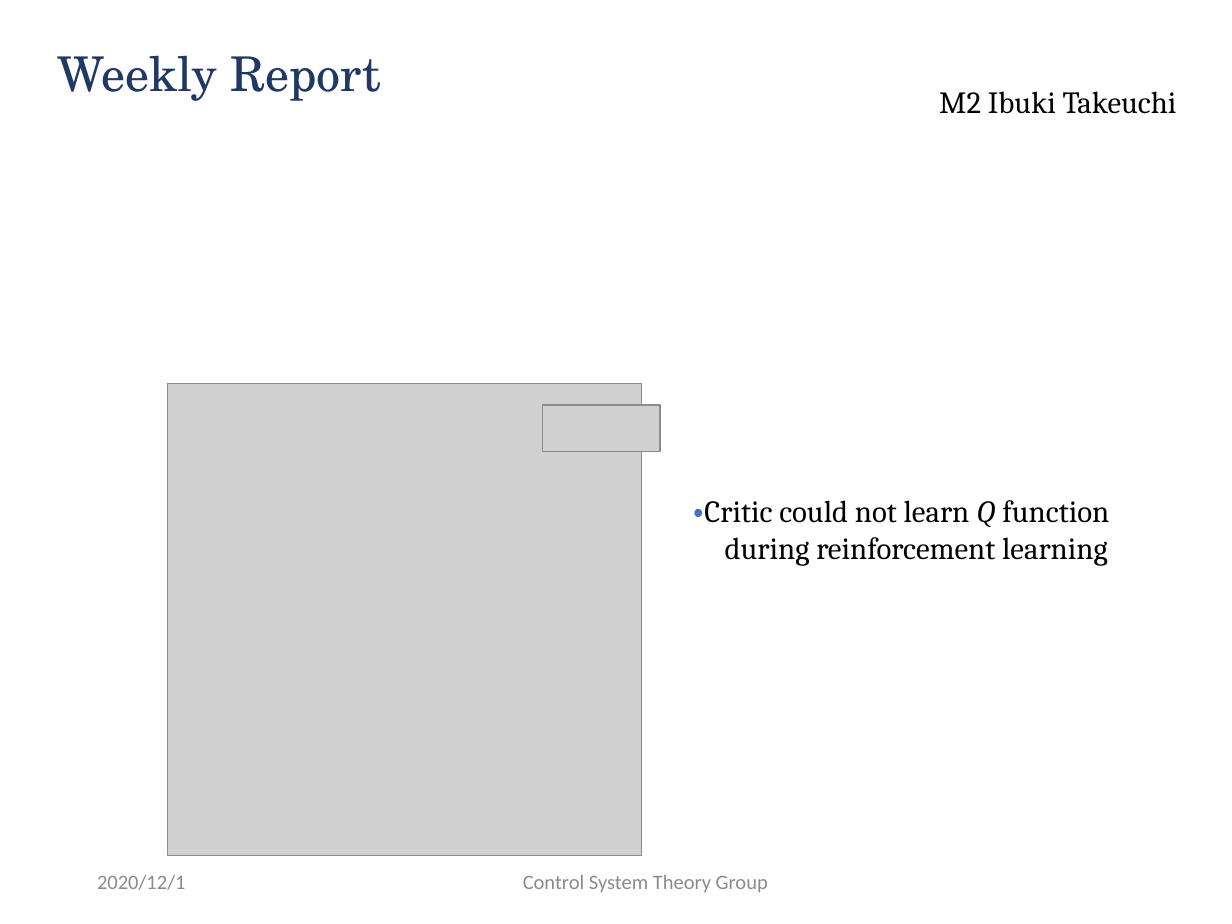
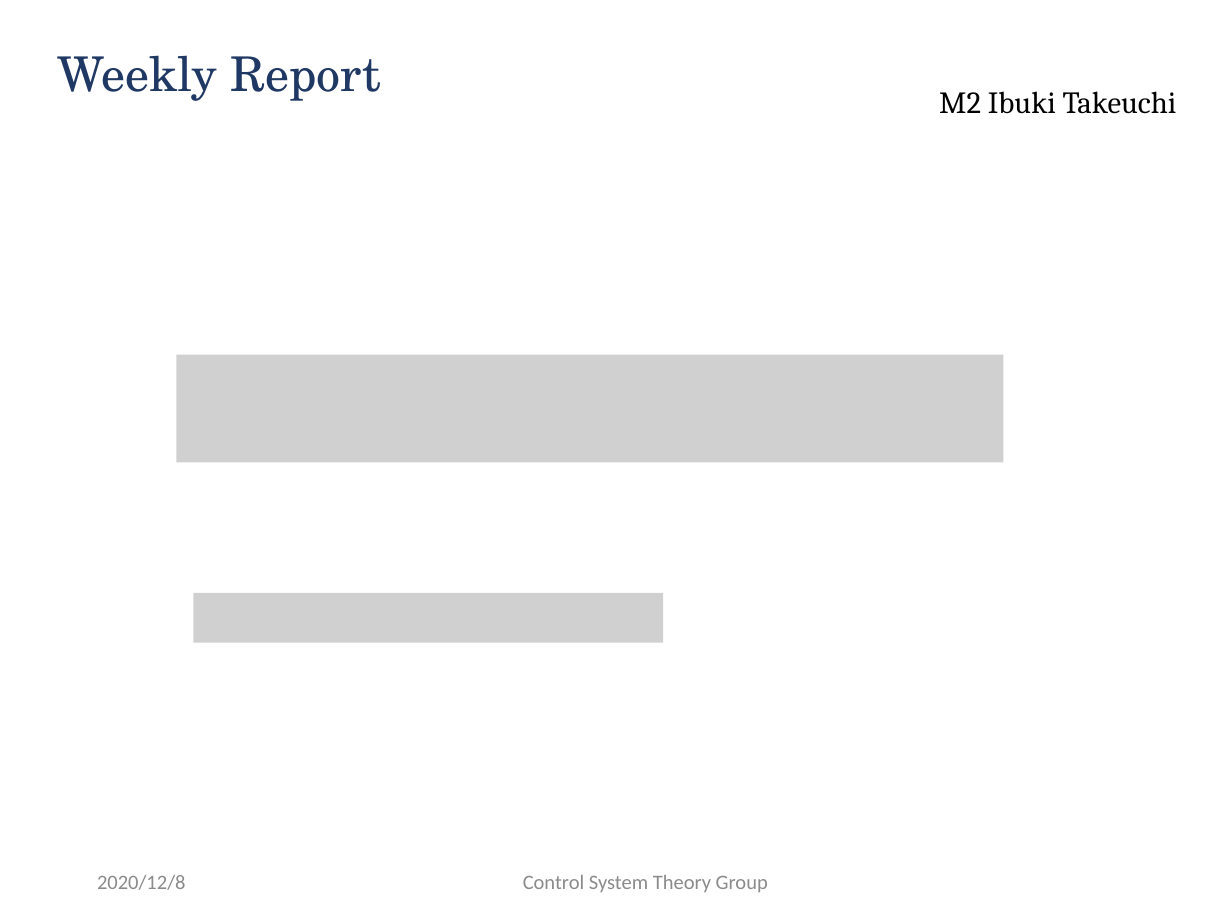
Before and after one commit to ibuki1024/weekly_report, a slide deck: slide 2 of report.pptx. Drawn at 1232x924 pixels with LibreOffice and Linux fonts; fonts in the diff are those of the drawing; grey boxes stand for pictures; background and template pictures are left out. Boxes give left, top, right and bottom in pixels: in the first picture for what was removed or moved away, otherwise in the second. Text is boxed around its words. In the diff, an @@ line names an element or a change of style, - is before the commit and + after.

```diff
--- a/report.pptx
+++ b/report.pptx
@@ picture added at bbox=[176, 355, 1003, 463] @@
@@ picture removed at bbox=[168, 383, 642, 855] @@
@@ picture removed at bbox=[543, 405, 660, 452] @@
@@ text removed at bbox=[694, 500, 1109, 566] @@
-・Critic could not learn Q function
-during reinforcement learning
@@ picture added at bbox=[193, 593, 663, 642] @@
@@ text at bbox=[97, 875, 186, 890]: text changed @@
-2020/12/1
+2020/12/8
```
Also in this commit, not shown: 3 other slides changed, 3 slides added, 2 slides removed, 1 other file.
